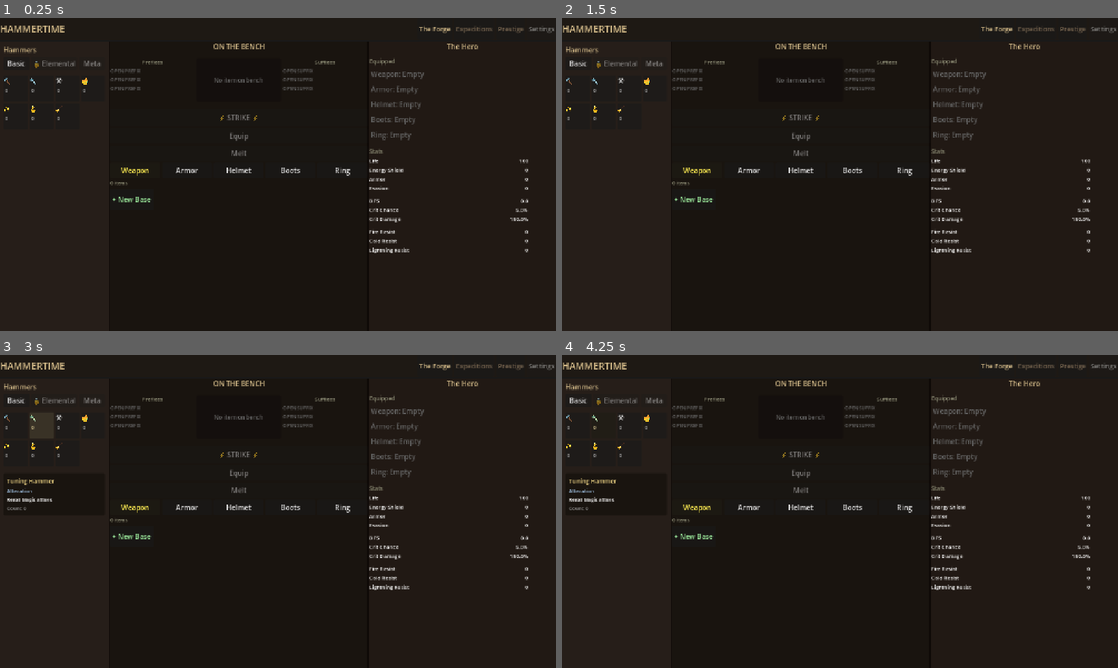
Above: before the commit, frames 1-4 (two rows, left to right).
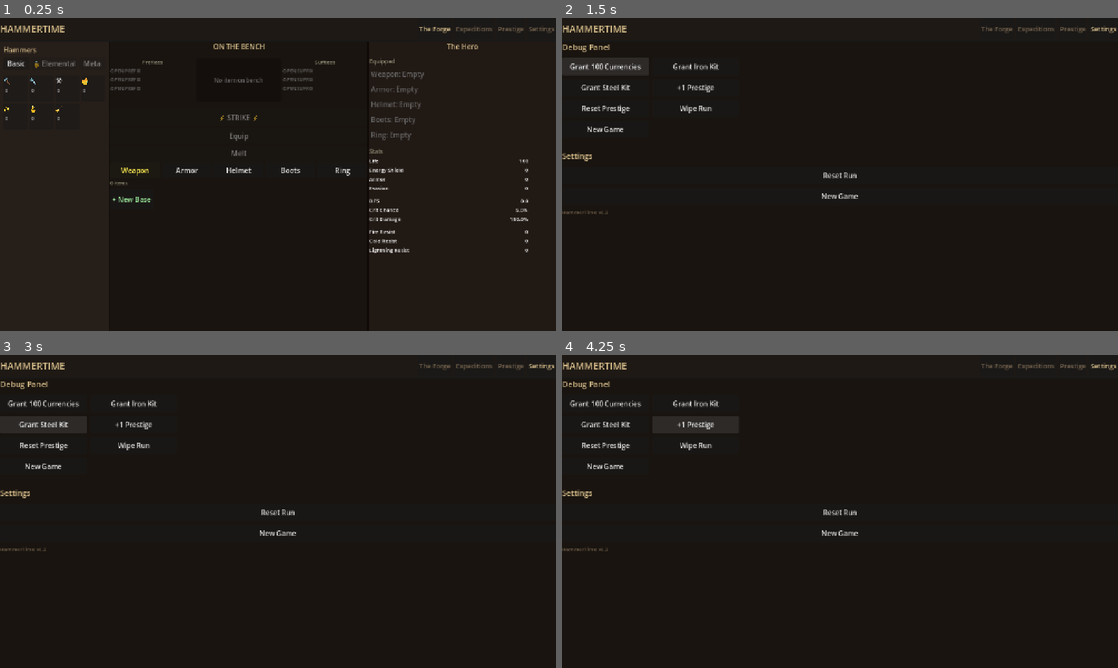
Above: after the commit, the same moments.

Repository: loginn/hammertime
Game: Godot game, scene res://scenes/main.tscn
Same seed, same stepped clock (60 frames per second), same inputs: the game is played once before the commit and once after it.
Inputs (mouse positions are in pixels of both pictures, inside the frame that each line leads up to):
- Up to frame 1 (0.25 s): no input
- Up to frame 2 (1.5 s): click (1101, 27) at 0.5 s, where only the run after the commit has a clickable "Settings"; click (606, 68) at 1.25 s, where only the run after the commit has a clickable "Grant 100 Currencies"
- Up to frame 3 (3 s): click (133, 405) at 2 s, where only the run after the commit has a clickable "Grant Iron Kit"; click (44, 423) at 2.75 s, where only the run after the commit has a clickable "Grant Steel Kit"
- Up to frame 4 (4.25 s): click (695, 423) at 3.5 s, where only the run after the commit has a clickable "+1 Prestige"

The runs differ from the first frame. In frame 1, less than 0.1% of the frame differs, in the area x 95-100%, y 2-5%; in frame 2, 3.4%; in frame 3, 3.7%; in frame 4, 4.1%, in the area x 0-100%, y 2-76%.
Error after the commit: Invalid assignment of property or key 'valid_tags' with value of type 'Array' on a base object of type 'Resource (Item)'. (res://models/items/item_factory.gd:1…

Commit message:
feat: Build SettingsScreen scene with 7 debug-panel buttons and setting…
- scenes/settings/settings_screen.gd
- scenes/settings/settings_screen.tscn
- scenes/main.gd
- scenes/main.tscn

GSD-Task: S08/T01

Diff:
--- a/scenes/main.gd
+++ b/scenes/main.gd
@@ -11,6 +11,7 @@
 @onready var _forge_view: Control = $VBox/Body/ForgeView
 @onready var _expedition_screen: Control = $VBox/Body/ExpeditionScreen
 @onready var _prestige_screen: Control = $VBox/Body/PrestigeScreen
+@onready var _settings_screen: Control = $VBox/Body/SettingsScreen
 
 var _views: Dictionary = {}
 var _tabs: Dictionary = {}
@@ -21,16 +22,19 @@
 		"forge": _forge_view,
 		"expeditions": _expedition_screen,
 		"prestige": _prestige_screen,
+		"settings": _settings_screen,
 	}
 	_tabs = {
 		"forge": _tab_forge,
 		"expeditions": _tab_expeditions,
 		"prestige": _tab_prestige,
+		"settings": _tab_settings,
 	}
 
 	_tab_forge.pressed.connect(_on_tab_forge_pressed)
 	_tab_expeditions.pressed.connect(_on_tab_expeditions_pressed)
 	_tab_prestige.pressed.connect(_on_tab_prestige_pressed)
+	_tab_settings.pressed.connect(_on_tab_settings_pressed)
 
 	_switch_to_view("forge")
 
@@ -47,6 +51,10 @@
 	_switch_to_view("prestige")
 
 
+func _on_tab_settings_pressed() -> void:
+	_switch_to_view("settings")
+
+
 func _switch_to_view(view_name: String) -> void:
 	for key: String in _views:
 		_views[key].visible = (key == view_name)
--- a/scenes/main.tscn
+++ b/scenes/main.tscn
@@ -1,9 +1,10 @@
-[gd_scene load_steps=5 format=3 uid="uid://cckyc2mqfbw7m"]
+[gd_scene load_steps=6 format=3 uid="uid://cckyc2mqfbw7m"]
 
 [ext_resource type="PackedScene" path="res://scenes/forge/forge_view.tscn" id="1_forge_view"]
 [ext_resource type="PackedScene" path="res://scenes/expedition/expedition_screen.tscn" id="2_expedition_screen"]
 [ext_resource type="Script" path="res://scenes/main.gd" id="3_main_script"]
 [ext_resource type="PackedScene" path="res://scenes/prestige/prestige_screen.tscn" id="4_prestige_screen"]
+[ext_resource type="PackedScene" path="res://scenes/settings/settings_screen.tscn" id="5_settings_screen"]
 
 [sub_resource type="StyleBoxFlat" id="StyleBoxFlat_topbar"]
 bg_color = Color(0.12, 0.1, 0.08, 1)
@@ -67,8 +68,7 @@
 [node name="TabSettings" type="Button" parent="VBox/TopBar/HBox"]
 unique_name_in_owner = true
 layout_mode = 2
-disabled = true
-theme_override_colors/font_color = Color(0.35, 0.3, 0.25, 1)
+theme_override_colors/font_color = Color(0.45, 0.38, 0.3, 1)
 theme_override_font_sizes/font_size = 15
 text = "Settings"
 
@@ -101,3 +101,12 @@
 grow_horizontal = 2
 grow_vertical = 2
 visible = false
+
+[node name="SettingsScreen" parent="VBox/Body" instance=ExtResource("5_settings_screen")]
+layout_mode = 1
+anchors_preset = 15
+anchor_right = 1.0
+anchor_bottom = 1.0
+grow_horizontal = 2
+grow_vertical = 2
+visible = false
--- /dev/null
+++ b/scenes/settings/settings_screen.gd
@@ -0,0 +1,73 @@
+extends Control
+
+@onready var _confirm_dialog: ConfirmationDialog = %ConfirmDialog
+
+const IRON_KIT: Array[String] = [
+	"iron_shortsword", "iron_vest", "iron_cap", "iron_sandals", "iron_band"
+]
+
+const STEEL_KIT: Array[String] = [
+	"steel_longsword", "steel_chainmail", "steel_helm", "steel_greaves", "steel_signet"
+]
+
+const CURRENCY_GRANT: Dictionary = {
+	"tack": 100, "tuning": 100, "forge": 100, "grand": 100,
+	"runic": 100, "claw": 100, "scour": 100,
+}
+
+
+func _ready() -> void:
+	_confirm_dialog.confirmed.connect(_on_new_game_confirmed)
+
+
+func _grant_currencies() -> void:
+	GameState.add_currencies(CURRENCY_GRANT)
+	for key: String in GameState.CURRENCY_KEYS:
+		GameEvents.currency_changed.emit(key, GameState.currency_counts[key])
+
+
+func _grant_iron_kit() -> void:
+	for base_id: String in IRON_KIT:
+		var item: Item = ItemFactory.create_base(base_id)
+		if item:
+			GameState.add_item_to_inventory(item)
+
+
+func _grant_steel_kit() -> void:
+	for base_id: String in STEEL_KIT:
+		var item: Item = ItemFactory.create_base(base_id)
+		if item:
+			GameState.add_item_to_inventory(item)
+
+
+func _add_prestige() -> void:
+	PrestigeManager.prestige_count += 1
+	GameEvents.prestige_completed.emit()
+
+
+func _reset_prestige() -> void:
+	PrestigeManager.prestige_count = 0
+	GameEvents.prestige_completed.emit()
+
+
+func _wipe_run() -> void:
+	GameState.wipe_run_state()
+	for key: String in GameState.CURRENCY_KEYS:
+		GameEvents.currency_changed.emit(key, GameState.currency_counts[key])
+	for slot: int in Tag_List.ALL_SLOTS:
+		GameEvents.inventory_changed.emit(slot)
+
+
+func _show_new_game_dialog() -> void:
+	_confirm_dialog.dialog_text = "Reset ALL progress?\n\nThis will erase:\n- All currencies\n- All inventory items\n- Hero equipment\n- Prestige level"
+	_confirm_dialog.popup_centered()
+
+
+func _on_new_game_confirmed() -> void:
+	GameState.initialize_fresh_game()
+	PrestigeManager.prestige_count = 0
+	GameEvents.prestige_completed.emit()
+	for key: String in GameState.CURRENCY_KEYS:
+		GameEvents.currency_changed.emit(key, GameState.currency_counts[key])
+	for slot: int in Tag_List.ALL_SLOTS:
+		GameEvents.inventory_changed.emit(slot)
--- /dev/null
+++ b/scenes/settings/settings_screen.tscn
@@ -0,0 +1,124 @@
+[gd_scene load_steps=3 format=3]
+
+[ext_resource type="Script" path="res://scenes/settings/settings_screen.gd" id="1_script"]
+
+[sub_resource type="StyleBoxFlat" id="StyleBoxFlat_bg"]
+bg_color = Color(0.1, 0.08, 0.06, 1)
+
+[node name="SettingsScreen" type="Control"]
+layout_mode = 3
+anchors_preset = 15
+anchor_right = 1.0
+anchor_bottom = 1.0
+grow_horizontal = 2
+grow_vertical = 2
+script = ExtResource("1_script")
+
+[node name="Panel" type="PanelContainer" parent="."]
+layout_mode = 1
+anchors_preset = 15
+anchor_right = 1.0
+anchor_bottom = 1.0
+grow_horizontal = 2
+grow_vertical = 2
+theme_override_styles/panel = SubResource("StyleBoxFlat_bg")
+
+[node name="ScrollContainer" type="ScrollContainer" parent="Panel"]
+layout_mode = 2
+
+[node name="VBox" type="VBoxContainer" parent="Panel/ScrollContainer"]
+layout_mode = 2
+size_flags_horizontal = 3
+theme_override_constants/separation = 12
+
+[node name="DebugHeader" type="Label" parent="Panel/ScrollContainer/VBox"]
+layout_mode = 2
+theme_override_colors/font_color = Color(0.85, 0.75, 0.55, 1)
+theme_override_font_sizes/font_size = 18
+text = "Debug Panel"
+
+[node name="DebugGrid" type="GridContainer" parent="Panel/ScrollContainer/VBox"]
+layout_mode = 2
+theme_override_constants/h_separation = 8
+theme_override_constants/v_separation = 8
+columns = 2
+
+[node name="BtnGrantCurrencies" type="Button" parent="Panel/ScrollContainer/VBox/DebugGrid"]
+layout_mode = 2
+custom_minimum_size = Vector2(200, 40)
+text = "Grant 100 Currencies"
+
+[node name="BtnGrantIronKit" type="Button" parent="Panel/ScrollContainer/VBox/DebugGrid"]
+layout_mode = 2
+custom_minimum_size = Vector2(200, 40)
+text = "Grant Iron Kit"
+
+[node name="BtnGrantSteelKit" type="Button" parent="Panel/ScrollContainer/VBox/DebugGrid"]
+layout_mode = 2
+custom_minimum_size = Vector2(200, 40)
+text = "Grant Steel Kit"
+
+[node name="BtnAddPrestige" type="Button" parent="Panel/ScrollContainer/VBox/DebugGrid"]
+layout_mode = 2
+custom_minimum_size = Vector2(200, 40)
+text = "+1 Prestige"
+
+[node name="BtnResetPrestige" type="Button" parent="Panel/ScrollContainer/VBox/DebugGrid"]
+layout_mode = 2
+custom_minimum_size = Vector2(200, 40)
+text = "Reset Prestige"
+
+[node name="BtnWipeRun" type="Button" parent="Panel/ScrollContainer/VBox/DebugGrid"]
+layout_mode = 2
+custom_minimum_size = Vector2(200, 40)
+text = "Wipe Run"
+
+[node name="BtnNewGameDebug" type="Button" parent="Panel/ScrollContainer/VBox/DebugGrid"]
+layout_mode = 2
+custom_minimum_size = Vector2(200, 40)
+text = "New Game"
+
+[node name="Separator" type="HSeparator" parent="Panel/ScrollContainer/VBox"]
+layout_mode = 2
+theme_override_colors/separator_color = Color(0.45, 0.38, 0.3, 1)
+
+[node name="SettingsHeader" type="Label" parent="Panel/ScrollContainer/VBox"]
+layout_mode = 2
+theme_override_colors/font_color = Color(0.85, 0.75, 0.55, 1)
+theme_override_font_sizes/font_size = 18
+text = "Settings"
+
+[node name="SettingsVBox" type="VBoxContainer" parent="Panel/ScrollContainer/VBox"]
+layout_mode = 2
+theme_override_constants/separation = 8
+
+[node name="BtnResetRun" type="Button" parent="Panel/ScrollContainer/VBox/SettingsVBox"]
+layout_mode = 2
+custom_minimum_size = Vector2(200, 40)
+text = "Reset Run"
+
+[node name="BtnNewGame" type="Button" parent="Panel/ScrollContainer/VBox/SettingsVBox"]
+layout_mode = 2
+custom_minimum_size = Vector2(200, 40)
+text = "New Game"
+
+[node name="VersionLabel" type="Label" parent="Panel/ScrollContainer/VBox/SettingsVBox"]
+layout_mode = 2
+theme_override_colors/font_color = Color(0.45, 0.38, 0.3, 1)
+theme_override_font_sizes/font_size = 12
+text = "HammerTime v0.2"
+
+[node name="ConfirmDialog" type="ConfirmationDialog" parent="."]
+unique_name_in_owner = true
+title = "Confirm New Game"
+size = Vector2i(400, 250)
+
+[connection signal="pressed" from="Panel/ScrollContainer/VBox/DebugGrid/BtnGrantCurrencies" to="." method="_grant_currencies"]
+[connection signal="pressed" from="Panel/ScrollContainer/VBox/DebugGrid/BtnGrantIronKit" to="." method="_grant_iron_kit"]
+[connection signal="pressed" from="Panel/ScrollContainer/VBox/DebugGrid/BtnGrantSteelKit" to="." method="_grant_steel_kit"]
+[connection signal="pressed" from="Panel/ScrollContainer/VBox/DebugGrid/BtnAddPrestige" to="." method="_add_prestige"]
+[connection signal="pressed" from="Panel/ScrollContainer/VBox/DebugGrid/BtnResetPrestige" to="." method="_reset_prestige"]
+[connection signal="pressed" from="Panel/ScrollContainer/VBox/DebugGrid/BtnWipeRun" to="." method="_wipe_run"]
+[connection signal="pressed" from="Panel/ScrollContainer/VBox/DebugGrid/BtnNewGameDebug" to="." method="_show_new_game_dialog"]
+[connection signal="pressed" from="Panel/ScrollContainer/VBox/SettingsVBox/BtnResetRun" to="." method="_wipe_run"]
+[connection signal="pressed" from="Panel/ScrollContainer/VBox/SettingsVBox/BtnNewGame" to="." method="_show_new_game_dialog"]
